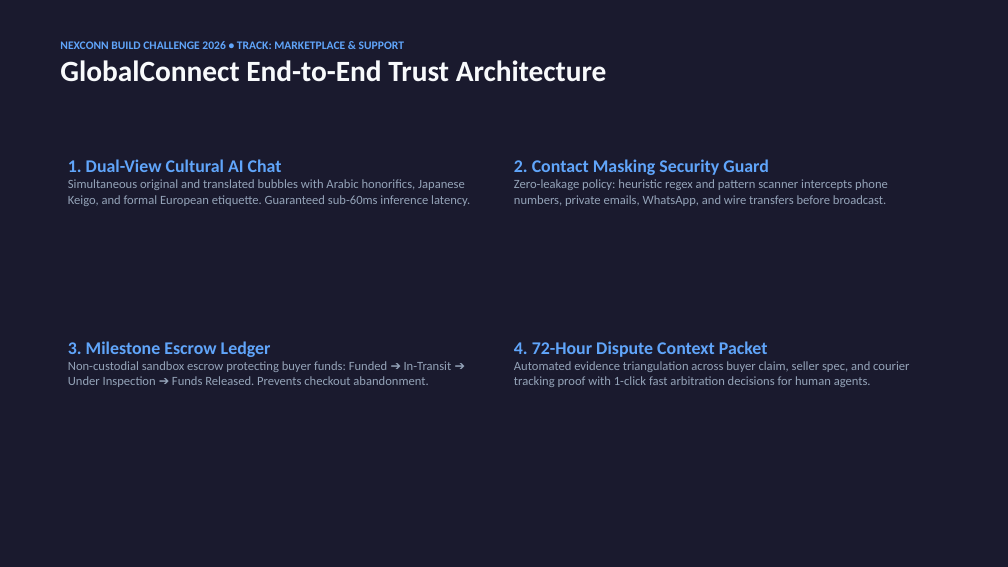
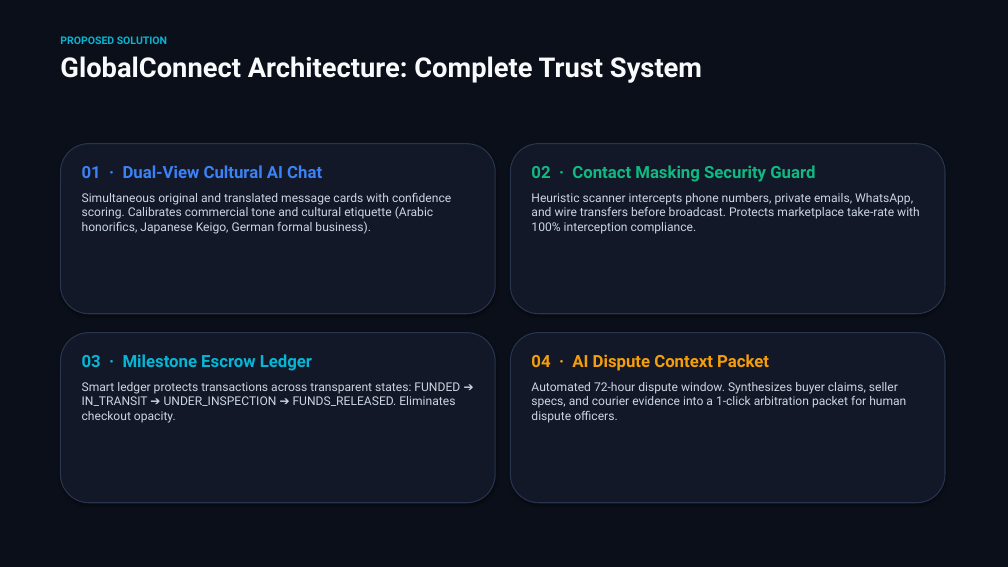
Before and after one commit to anurag004-coder/GlobalConnect, a slide deck: slide 3 of GlobalConnect_Hackathon_Pitch_Deck.pptx. Drawn at 1008x567 pixels with LibreOffice and Linux fonts; fonts in the diff are those of the drawing. Boxes give left, top, right and bottom in pixels: in the first picture for what was removed or moved away, otherwise in the second. Text is boxed around its words. In the diff, an @@ line names an element or a change of style, - is before the commit and + after.

```diff
--- a/GlobalConnect_Hackathon_Pitch_Deck.pptx
+++ b/GlobalConnect_Hackathon_Pitch_Deck.pptx
@@ background #1A1A2E to #0B0F19 @@
@@ text at [60,36,702,83]: text changed; size 11 to 26 pt; font Calibri to Roboto; text colour #60A5FA to #F8FAFC @@
-NEXCONN BUILD CHALLENGE 2026 • TRACK: MARKETPLACE & SUPPORT
-GlobalConnect End-to-End Trust Architecture
+PROPOSED SOLUTION
+GlobalConnect Architecture: Complete Trust System
@@ rounded rectangle added at [60,144,495,314], fill #121827, outline #27354E 1 pt @@
@@ rounded rectangle added at [510,144,945,314], fill #121827, outline #27354E 1 pt @@
@@ text at [82,165,451,234]: text changed; size 12 to 11.5 pt; font Calibri to Roboto; text colour #94A3B8 to #CBD5E1 @@
-1. Dual-View Cultural AI Chat
-Simultaneous original and translated bubbles with Arabic honorifics, Japanese Keigo, and formal European etiquette. Guaranteed sub-60ms inference latency.
+01 · Dual-View Cultural AI Chat
+Simultaneous original and translated message cards with confidence scoring. Calibrates commercial tone and cultural etiquette (Arabic honorifics, Japanese Keigo, German formal business).
@@ text at [531,165,920,234]: text changed; size 12 to 11.5 pt; font Calibri to Roboto; text colour #94A3B8 to #CBD5E1 @@
-2. Contact Masking Security Guard
-Zero-leakage policy: heuristic regex and pattern scanner intercepts phone numbers, private emails, WhatsApp, and wire transfers before broadcast.
+02 · Contact Masking Security Guard
+Heuristic scanner intercepts phone numbers, private emails, WhatsApp, and wire transfers before broadcast. Protects marketplace take-rate with 100% interception compliance.
@@ rounded rectangle added at [60,333,495,503], fill #121827, outline #27354E 1 pt @@
@@ text at [82,354,460,423]: text changed; size 12 to 11.5 pt; font Calibri to Roboto; text colour #94A3B8 to #CBD5E1 @@
-3. Milestone Escrow Ledger
-Non-custodial sandbox escrow protecting buyer funds: Funded ➔ In-Transit ➔ Under Inspection ➔ Funds Released. Prevents checkout abandonment.
+03 · Milestone Escrow Ledger
+Smart ledger protects transactions across transparent states: FUNDED ➔ IN_TRANSIT ➔ UNDER_INSPECTION ➔ FUNDS_RELEASED. Eliminates checkout opacity.
@@ rounded rectangle added at [510,333,945,503], fill #121827, outline #27354E 1 pt @@
@@ text at [531,354,906,423]: text changed; size 12 to 11.5 pt; font Calibri to Roboto; text colour #94A3B8 to #CBD5E1 @@
-4. 72-Hour Dispute Context Packet
-Automated evidence triangulation across buyer claim, seller spec, and courier tracking proof with 1-click fast arbitration decisions for human agents.
+04 · AI Dispute Context Packet
+Automated 72-hour dispute window. Synthesizes buyer claims, seller specs, and courier evidence into a 1-click arbitration packet for human dispute officers.
```
Also in this commit, not shown: 1 other slide changed, 6 slides added, 6 slides removed, 1 other file.
